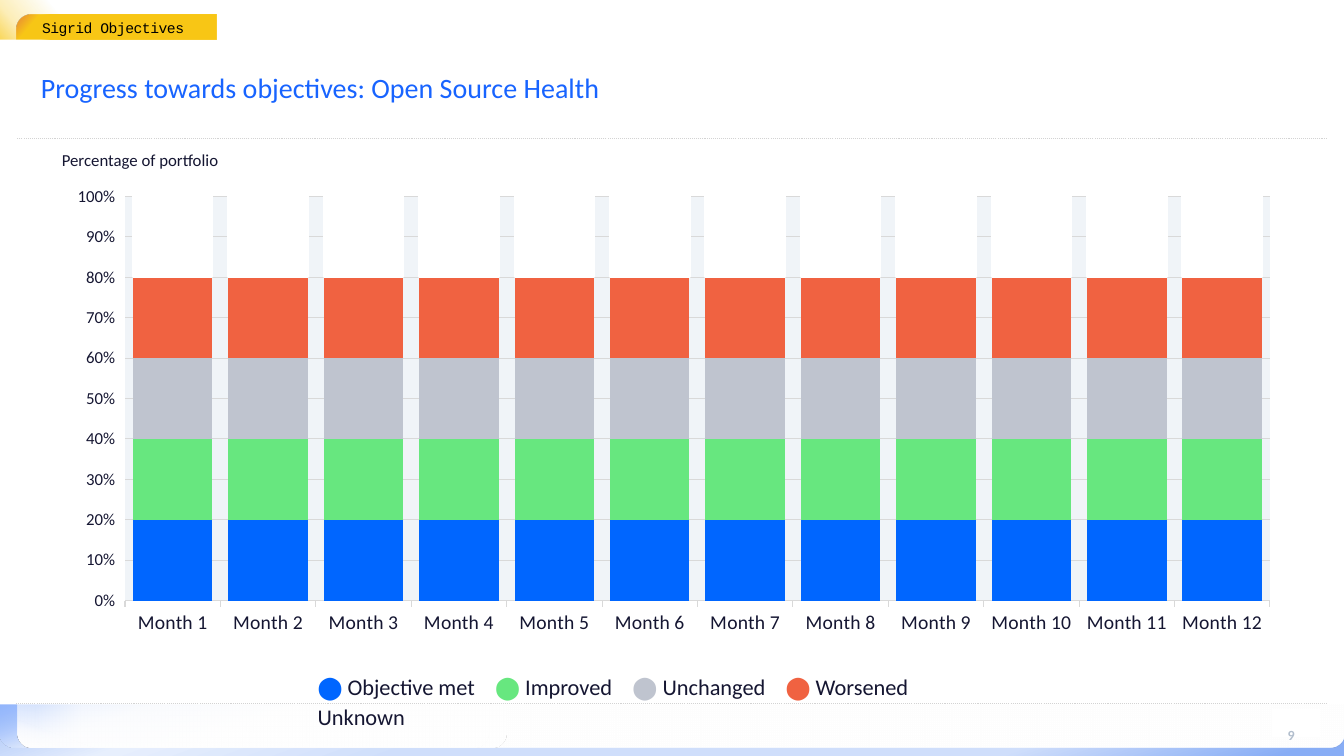
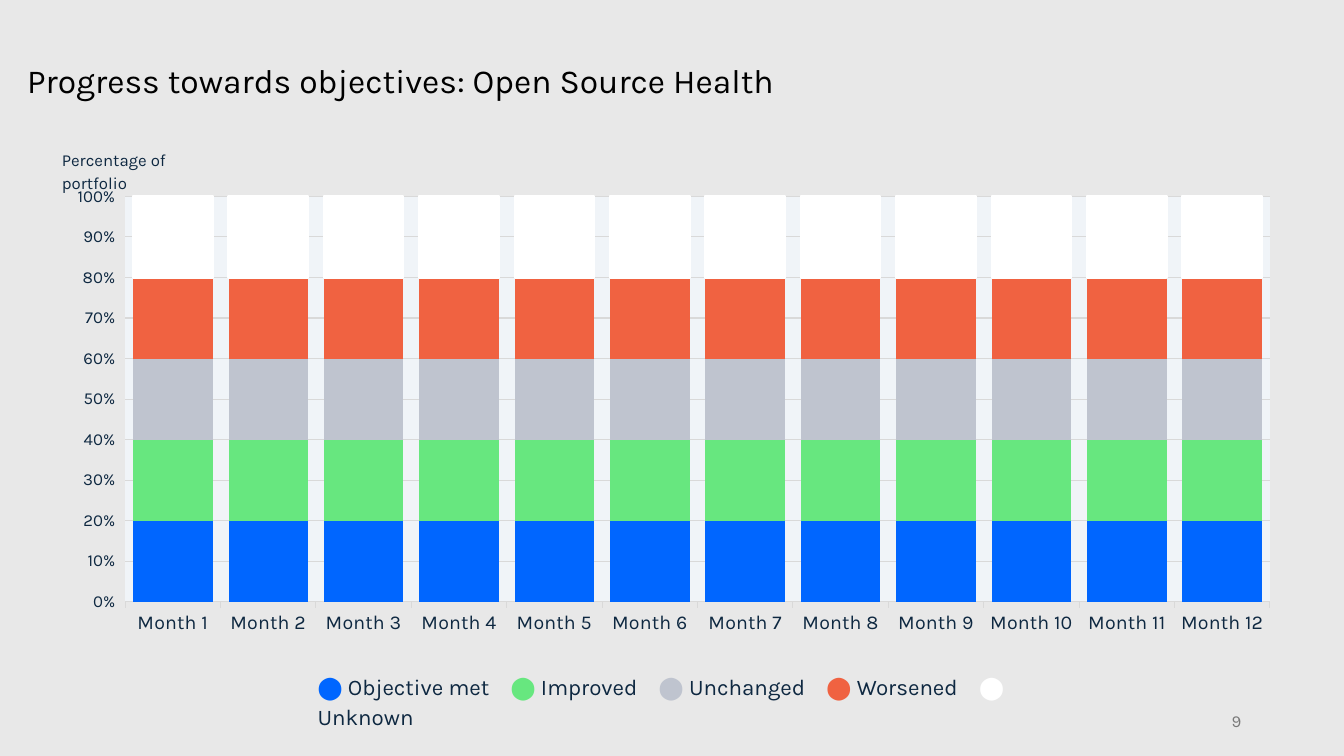
Before and after one commit to mardibiase/sigrid-integrations, a slide deck: slide 9 of report-generator/src/report_generator/presets/templates/portfolio-overview.pptx. Drawn at 1344x756 pixels with LibreOffice and Linux fonts; fonts in the diff are those of the drawing; background and template pictures are left out. Boxes give left, top, right and bottom in pixels: in the first picture for what was removed or moved away, otherwise in the second. Text is boxed around its words. In the diff, an @@ line names an element or a change of style, - is before the commit and + after.

```diff
--- a/report-generator/src/report_generator/presets/templates/portfolio-overview.pptx
+++ b/report-generator/src/report_generator/presets/templates/portfolio-overview.pptx
@@ background #FFFFFF to #E8E8E8 @@
@@ rectangle removed at (0, 0, 152, 46) @@
@@ title "Progress towards objectives: Open Source ...": place and size @@
-title "Progress towards objectives: Open Source ..." at (41, 78, 599, 103)
+title "Progress towards objectives: Open Source ..." at (27, 70, 774, 102)
@@ title "Progress towards objectives: Open Source ..." at (27, 70, 774, 102): size 20 to 24 pt, font Calibri to Karla, text colour #1864FF to #000000; line spacing 1 to 0.9 @@
@@ rounded rectangle removed at (17, 14, 139, 56) @@
@@ text removed at (42, 14, 217, 39) @@
-Sigrid Objectives
@@ rectangle removed at (0, 39, 313, 74) @@
@@ line removed from (1327, 138) to (17, 138) @@
@@ text "Percentage of portfolio" at (62, 154, 166, 194): font Calibri to Karla, text colour #151632 to #0E2841 @@
@@ column stacked 100% chart at (52, 177, 1295, 644) @@
@@ category axis changed @@
@@ value axis changed @@
@@ lettering changed @@
@@ rectangle removed at (0, 530, 1344, 705) @@
@@ rounded rectangle removed at (0, 689, 1344, 747) @@
@@ text "⬤ Objective met ⬤ Improved ..." at (318, 679, 958, 726): font Calibri to Karla; text colour #151632 to #0E2841 in "Objective met Improved Unchanged Worsened Unknown" @@
@@ rectangle removed at (0, 699, 1344, 756) @@
@@ line removed from (16, 704) to (1329, 704) @@
@@ rounded rectangle removed at (17, 690, 489, 747) @@
@@ rounded rectangle removed at (17, 690, 411, 747) @@
@@ rounded rectangle removed at (35, 690, 507, 747) @@
@@ page number: place and size @@
-page number at (1288, 731, 1295, 740)
+page number at (1232, 716, 1242, 727)
@@ page number at (1232, 716, 1242, 727): size 10 to 12 pt, font Calibri to Karla, text colour #B2BECD to #797979, letter spacing 0.1 to 0 pt, bold off @@
@@ rectangle removed at (1272, 709, 1322, 738) @@
```
Also in this commit, not shown: 21 other slides changed, 1 slide added, 3 slides removed.
